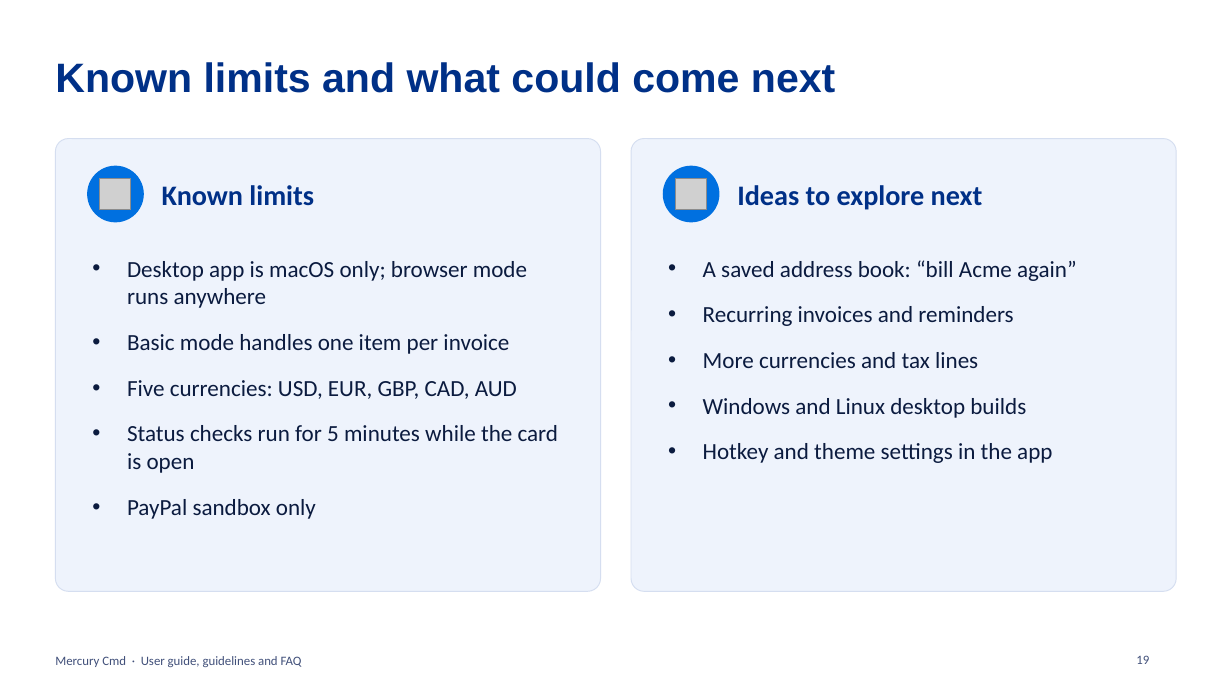
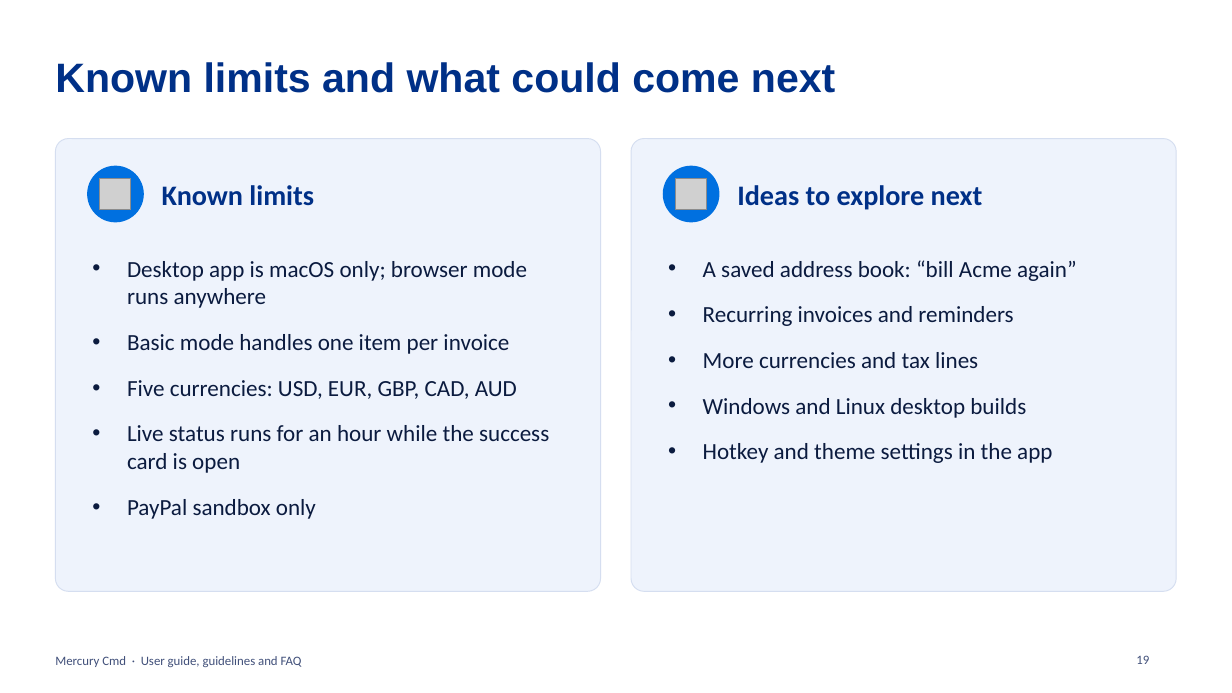
Before and after one commit to vignarajj/mercury_cmd_paypal, a slide deck: slide 19 of docs/Mercury-Cmd-Guide.pptx. Drawn at 1232x693 pixels with LibreOffice and Linux fonts; fonts in the diff are those of the drawing; grey boxes stand for pictures. Boxes give left, top, right and bottom in pixels: in the first picture for what was removed or moved away, otherwise in the second. Text is boxed around its words. In the diff, an @@ line names an element or a change of style, - is before the commit and + after.

Commit message:
docs: update status polling behavior and testing matrix

```diff
--- a/docs/Mercury-Cmd-Guide.pptx
+++ b/docs/Mercury-Cmd-Guide.pptx
@@ text at [127,425,549,473]: text changed @@
-• Status checks run for 5 minutes while the card is open
+• Live status runs for an hour while the success card is open
```
Also in this commit, not shown: 1 other slide changed, 3 other files.
